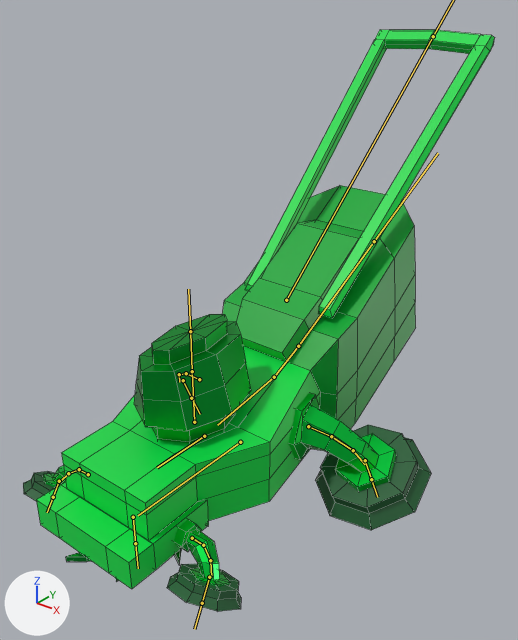
What one commit did to the FBX model RockPaperScissorsPlaneProject/Assets/FBXs/Lawmower/Lawnmower.fbx.
The view is the same before and after, from a camera (50 mm lens) standing at (6.2, -6.49, 7.26) and looking at (-0.13, 1.42, 2.36). The lights are fixed; the arrows at lower left show +X, +Y and +Z. Both versions are drawn at frame 1 of the action 'LawnmowerRig|LawnmowerWheelRotation'; the numbers are the values there. The bones that bend it are drawn over the model as lines. Mesh edges are drawn as thin lines.

Objects in the first picture: 'Lawnmower'.
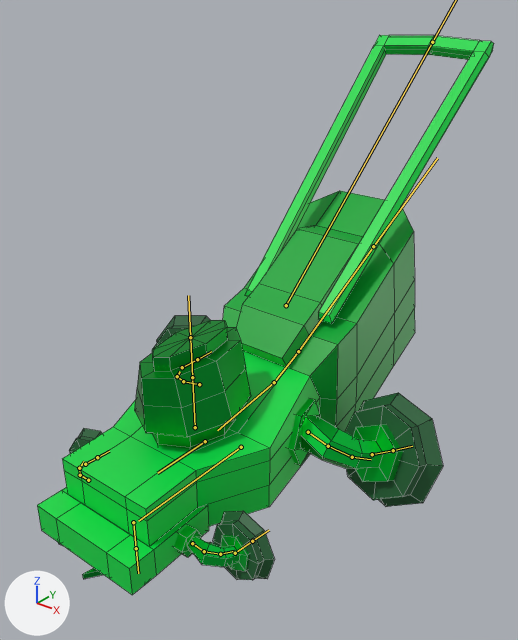
Pixel boxes (x1, y1, x2, y2) of what changed, in the pictures (518 x 640 px):
'Lawnmower', posed: before (23, 29, 495, 611); after (37, 35, 494, 595)
bone 'Bone', root to tip: before (240, 442) to (138, 515); after (241, 447) to (138, 521)
bone 'Blade', root to tip: before (133, 517) to (135, 543); after (133, 522) to (136, 548)
bone 'LegBack.L', root to tip: before (308, 426) to (331, 436); after (308, 432) to (328, 446)
bone 'LegBack.R', root to tip: before (199, 379) to (186, 373); after (199, 384) to (183, 381)
bone 'LegFront.R', root to tip: before (88, 474) to (79, 469); after (88, 480) to (80, 475)
bone 'LegFront.L', root to tip: before (192, 538) to (203, 545); after (192, 543) to (204, 551)

The change in detail:
Bone 'Bone' (bone_bone) moves from (0.0, 0.0, 0.0) to (0.0, 0.0, -0.1).
Bone 'Blade' (bone_blade) turns from (0, 0, 0) to (0, -65, 0) degrees about its own x, y and z.
Bone 'LegBack.L' (bone_legback_l) turns from (-12, 22, 1) to (0, 75, 0) degrees about its own x, y and z.
Bone 'LegBack.R' (bone_legback_r) turns from (-11, -23, -1) to (0, -83, 0) degrees about its own x, y and z.
Bone 'LegFront.R' (bone_legfront_r) turns from (1, 31, -3) to (0, -83, 0) degrees about its own x, y and z.
Bone 'LegFront.L' (bone_legfront_l) turns from (1, -31, 3) to (0, 85, 0) degrees about its own x, y and z.
